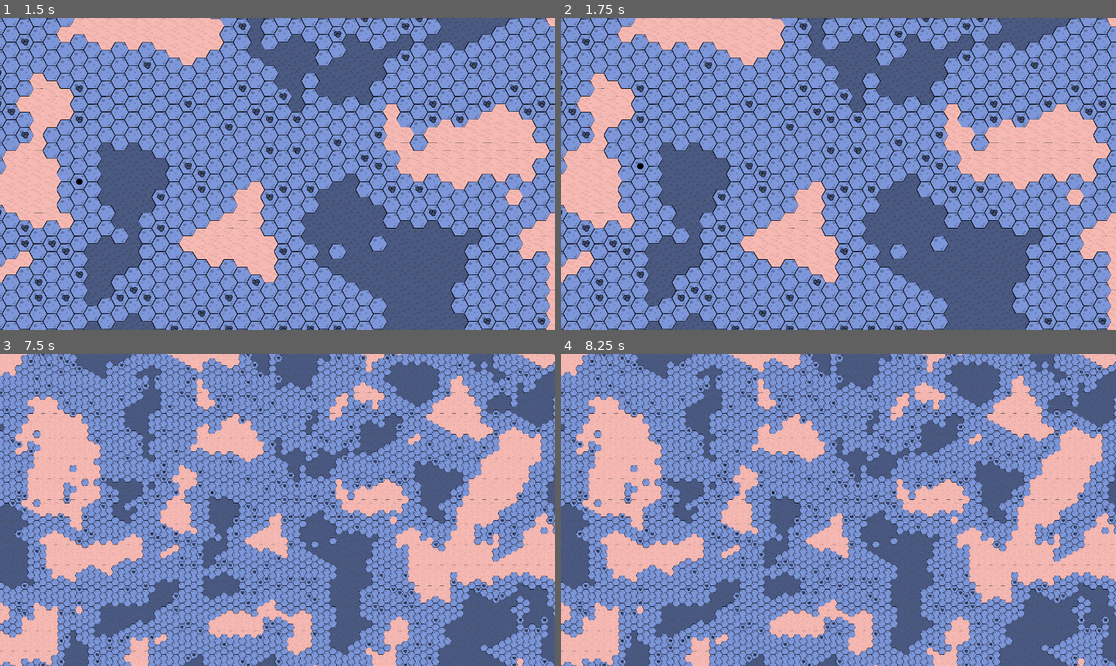
Above: before the commit, frames 1-4 (two rows, left to right).
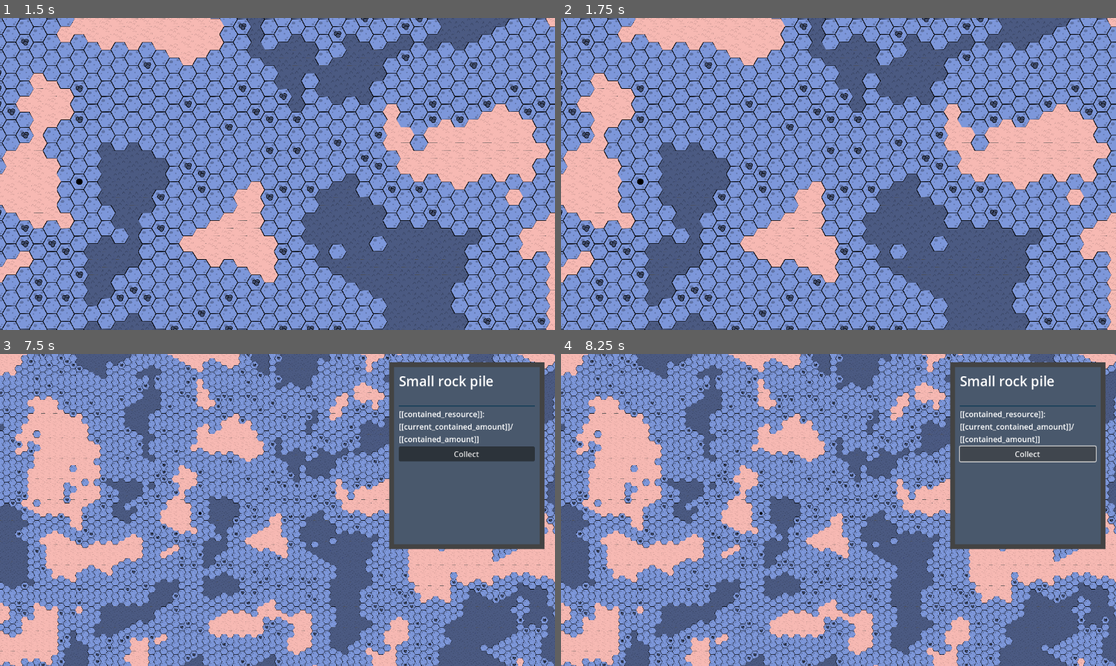
Above: after the commit, the same moments.

Repository: FlyingCheeseDemon/exoplanet-phd
Game: Godot game, scene res://scenes/main.tscn
Same seed, same stepped clock (60 frames per second), same inputs: the game is played once before the commit and once after it.
Inputs (mouse positions are in pixels of both pictures, inside the frame that each line leads up to):
- Up to frame 1 (1.5 s): tap Enter at 0.5 s; move the mouse to (399, 158) at 0.52 s; hold D (pan_right) 0.53-1.25 s; right-click (399, 158) at 0.6 s; click (399, 158) at 0.67 s; drag from (166, 189) to (249, 236) at 1.27 s
- Up to frame 2 (1.75 s): no input
- Up to frame 3 (7.5 s): tap Space at 2, 5 s; move the mouse to (333, 441) at 2.02 s; hold D (pan_right) 2.03-2.75 s; tap Mouse wheel down (zoom_minus) at 2.1, 5.1 s; click (333, 441) at 2.17 s; drag from (249, 572) to (111, 463) at 2.77 s; tap Enter at 3.5, 6.5 s; move the mouse to (444, 556) at 3.52 s; hold A (pan_left) 3.53-4.25 s; right-click (444, 556) at 3.6 s; click (444, 556) at 3.67 s; drag from (111, 463) to (194, 432) at 4.27 s; move the mouse to (305, 510) at 5.02 s; hold S (pan_down) 5.03-5.75 s; click (305, 510) at 5.17 s; drag from (194, 432) to (166, 525) at 5.77 s; move the mouse to (399, 494) at 6.52 s; hold W (pan_up) 6.53-7.25 s; right-click (399, 494) at 6.6 s; click (399, 494) at 6.67 s; drag from (166, 525) to (249, 572) at 7.27 s
- Up to frame 4 (8.25 s): click (1027, 453) at 8 s, where only the run after the commit has a clickable "Collect"

Frame 1 is identical in both runs. In frame 2, less than 0.1% of the frame differs, in the area x 13-16%, y 46-54%; in frame 3, 14%; in frame 4, 14%, in the area x 35-99%, y 2-63%.

Commit message:
Object Info menu and Object Actions

Diff:
--- /dev/null
+++ b/action_display.gd
@@ -0,0 +1,24 @@
+extends VBoxContainer
+
+class_name ActionDisplay
+const self_scene:PackedScene = preload("res://scenes/content_menu_scenes/action_display.tscn")
+
+@onready var info_label:Label = $Label
+@onready var action_button:Button = $Button
+
+var info_text:String
+var button_text:String
+var world_object:WorldObject
+var action:ObjectAction
+
+static func constructor(associated_action:ObjectAction,associated_object:WorldObject) -> ActionDisplay:
+	var obj := self_scene.instantiate()
+	obj.info_text = associated_action.info_text
+	obj.button_text = associated_action.action_text
+	obj.world_object = associated_object
+	obj.action = associated_action
+	return obj
+
+func _ready() -> void:
+	info_label.text = info_text
+	action_button.text = button_text
--- a/assets/buildings/test_medium.tres
+++ b/assets/buildings/test_medium.tres
@@ -1,6 +1,7 @@
-[gd_resource type="Resource" script_class="BuildingData" load_steps=4 format=3 uid="uid://cctq7wwo6ekw2"]
+[gd_resource type="Resource" script_class="BuildingData" load_steps=5 format=3 uid="uid://cctq7wwo6ekw2"]
 
 [ext_resource type="Script" uid="uid://c6uun5ih5gtla" path="res://scripts/building_data.gd" id="1_a8b4n"]
+[ext_resource type="Script" uid="uid://cae2ue4772304" path="res://scripts/object_action.gd" id="1_dxs3a"]
 [ext_resource type="Texture2D" uid="uid://djr1sxaytyx7p" path="res://assets/buildings/building_atlas_0.png" id="2_pykjf"]
 
 [sub_resource type="AtlasTexture" id="AtlasTexture_dxs3a"]
@@ -10,6 +11,7 @@
 [resource]
 script = ExtResource("1_a8b4n")
 name = "Test medium"
+info = "Am medium sized building for test purposes."
 texture = SubResource("AtlasTexture_dxs3a")
 occupancy = Array[Vector2i]([Vector2i(0, 0), Vector2i(0, 1), Vector2i(-1, 1)])
 build_restriction = 2
--- a/assets/buildings/test_small.tres
+++ b/assets/buildings/test_small.tres
@@ -1,5 +1,6 @@
-[gd_resource type="Resource" script_class="BuildingData" load_steps=4 format=3 uid="uid://b7ougyucqnjdf"]
+[gd_resource type="Resource" script_class="BuildingData" load_steps=5 format=3 uid="uid://b7ougyucqnjdf"]
 
+[ext_resource type="Script" uid="uid://cae2ue4772304" path="res://scripts/object_action.gd" id="1_hw500"]
 [ext_resource type="Script" uid="uid://c6uun5ih5gtla" path="res://scripts/building_data.gd" id="1_iy7ep"]
 [ext_resource type="Texture2D" uid="uid://djr1sxaytyx7p" path="res://assets/buildings/building_atlas_0.png" id="2_4g7vc"]
 
@@ -10,6 +11,7 @@
 [resource]
 script = ExtResource("1_iy7ep")
 name = "Test small"
+info = "A small building for test purposes."
 texture = SubResource("AtlasTexture_hw500")
 build_restriction = 2
 metadata/_custom_type_script = "uid://c6uun5ih5gtla"
--- /dev/null
+++ b/assets/resource_piles/collect.tres
@@ -0,0 +1,9 @@
+[gd_resource type="Resource" script_class="ObjectAction" load_steps=2 format=3 uid="uid://c6t52w32nub6m"]
+
+[ext_resource type="Script" uid="uid://cae2ue4772304" path="res://scripts/object_action.gd" id="1_cuwqg"]
+
+[resource]
+script = ExtResource("1_cuwqg")
+info_text = "[[contained_resource]]: [[current_contained_amount]]/[[contained_amount]]"
+action_text = "Collect"
+metadata/_custom_type_script = "uid://cae2ue4772304"
--- a/assets/resource_piles/rocks_small.tres
+++ b/assets/resource_piles/rocks_small.tres
@@ -1,6 +1,8 @@
-[gd_resource type="Resource" script_class="ResourcePileData" load_steps=4 format=3 uid="uid://usrksrk6hvx6"]
+[gd_resource type="Resource" script_class="ResourcePileData" load_steps=6 format=3 uid="uid://usrksrk6hvx6"]
 
+[ext_resource type="Script" uid="uid://cae2ue4772304" path="res://scripts/object_action.gd" id="1_0r06s"]
 [ext_resource type="Script" uid="uid://cglmt5sttmtic" path="res://scripts/ressource_pile_data.gd" id="1_ckcga"]
+[ext_resource type="Resource" uid="uid://c6t52w32nub6m" path="res://assets/resource_piles/collect.tres" id="2_uvv2s"]
 [ext_resource type="Texture2D" uid="uid://bskufxhcgh2uq" path="res://assets/icons.png" id="2_v1cy8"]
 
 [sub_resource type="AtlasTexture" id="AtlasTexture_0r06s"]
@@ -15,4 +17,5 @@
 name = "Small rock pile"
 texture = SubResource("AtlasTexture_0r06s")
 build_restriction = 2
+actions = Array[ExtResource("1_0r06s")]([ExtResource("2_uvv2s")])
 metadata/_custom_type_script = "uid://cglmt5sttmtic"
--- /dev/null
+++ b/scenes/content_menu_scenes/action_display.tscn
@@ -0,0 +1,15 @@
+[gd_scene load_steps=2 format=3 uid="uid://dg5pfukomu4bl"]
+
+[ext_resource type="Script" uid="uid://dlxiotc7cjto6" path="res://action_display.gd" id="1_ofcyy"]
+
+[node name="ActionDisplay" type="VBoxContainer"]
+offset_right = 40.0
+offset_bottom = 40.0
+script = ExtResource("1_ofcyy")
+
+[node name="Label" type="Label" parent="."]
+layout_mode = 2
+autowrap_mode = 2
+
+[node name="Button" type="Button" parent="."]
+layout_mode = 2
--- /dev/null
+++ b/scenes/content_menu_scenes/object_content_window.gd
@@ -0,0 +1,15 @@
+extends CanvasLayer
+
+@onready var name_label:Label = $Control/MarginContainer/MarginContainer/VBoxContainer/LabelName
+@onready var info_label:Label = $Control/MarginContainer/MarginContainer/VBoxContainer/LabelInfo
+@onready var action_container:VBoxContainer = $Control/MarginContainer/MarginContainer/VBoxContainer/ActionContainer
+
+func display_object(world_object:WorldObject) -> void:
+	name_label.text = world_object.data.name
+	info_label.text = world_object.data.info
+	for child in action_container.get_children():
+		child.queue_free()
+	for action in world_object.data.actions:
+		var action_display = ActionDisplay.constructor(action,world_object)
+		action_container.add_child(action_display)
+	visible = true
--- /dev/null
+++ b/scenes/content_menu_scenes/object_content_window.tscn
@@ -0,0 +1,73 @@
+[gd_scene load_steps=3 format=3 uid="uid://dhoobmnrxu6gw"]
+
+[ext_resource type="Script" uid="uid://bptm3vwqpofv8" path="res://scenes/content_menu_scenes/object_content_window.gd" id="1_mv7yy"]
+
+[sub_resource type="LabelSettings" id="LabelSettings_mv7yy"]
+line_spacing = 0.0
+
+[node name="ObjectContentWindow" type="CanvasLayer"]
+script = ExtResource("1_mv7yy")
+
+[node name="Control" type="Control" parent="."]
+layout_mode = 3
+anchors_preset = 0
+offset_left = 808.0
+offset_top = 17.0
+offset_right = 1130.0
+offset_bottom = 405.0
+
+[node name="ColorRect" type="ColorRect" parent="Control"]
+layout_mode = 1
+anchors_preset = 15
+anchor_right = 1.0
+anchor_bottom = 1.0
+grow_horizontal = 2
+grow_vertical = 2
+color = Color(0.26293245, 0.26293245, 0.26293245, 1)
+
+[node name="MarginContainer" type="MarginContainer" parent="Control"]
+layout_mode = 1
+anchors_preset = 15
+anchor_right = 1.0
+anchor_bottom = 1.0
+grow_horizontal = 2
+grow_vertical = 2
+theme_override_constants/margin_left = 10
+theme_override_constants/margin_top = 10
+theme_override_constants/margin_right = 10
+theme_override_constants/margin_bottom = 10
+
+[node name="ColorRect" type="ColorRect" parent="Control/MarginContainer"]
+layout_mode = 2
+color = Color(0.28517988, 0.3463427, 0.4223345, 1)
+
+[node name="MarginContainer" type="MarginContainer" parent="Control/MarginContainer"]
+layout_mode = 2
+theme_override_constants/margin_left = 10
+theme_override_constants/margin_top = 10
+theme_override_constants/margin_right = 10
+theme_override_constants/margin_bottom = 10
+
+[node name="VBoxContainer" type="VBoxContainer" parent="Control/MarginContainer/MarginContainer"]
+layout_mode = 2
+
+[node name="LabelName" type="Label" parent="Control/MarginContainer/MarginContainer/VBoxContainer"]
+layout_mode = 2
+theme_type_variation = &"HeaderLarge"
+text = "Name"
+
+[node name="LabelInfo" type="Label" parent="Control/MarginContainer/MarginContainer/VBoxContainer"]
+layout_mode = 2
+text = "bla bla
+bla
+"
+label_settings = SubResource("LabelSettings_mv7yy")
+autowrap_mode = 2
+
+[node name="ColorRect" type="ColorRect" parent="Control/MarginContainer/MarginContainer/VBoxContainer"]
+custom_minimum_size = Vector2(0, 2)
+layout_mode = 2
+color = Color(0.083678864, 0.24163589, 0.34660566, 1)
+
+[node name="ActionContainer" type="VBoxContainer" parent="Control/MarginContainer/MarginContainer/VBoxContainer"]
+layout_mode = 2
--- a/scenes/main.gd
+++ b/scenes/main.gd
@@ -1,11 +1,16 @@
 extends Node
 
 @onready var world:CanvasLayer = $World
-@onready var drag_preview:Control = get_node("/root/Main/World/DragPreview")
+@onready var drag_preview:Control = world.drag_preview
+@onready var obj_content_window:CanvasLayer = $ObjectContentWindow
 
 func _ready() -> void:
 	world.connect("world_map_cell_clicked",_on_world_map_cell_clicked)
-	pass
+
+	var new_resource_pile:ResourcePile
+	for i in range(1000):
+		new_resource_pile = ResourcePile.constructor(load("res://assets/resource_piles/rocks_small.tres"),Vector2i(0,0))
+		world.place_world_object_at_random(new_resource_pile)
 
 func _process(delta: float) -> void:
 	pass
@@ -16,9 +21,13 @@
 			if world.add_world_object(drag_preview.dragged_building,position):
 				drag_preview.dragged_building = null
 		else:
-			var our_worker:Worker = world.workers.get_child(0)
-			var path:Array[Vector2i] = world.plot_course(our_worker.coordinate,position)
-			our_worker.queued_movement = path
-			print(world.workers.get_child(0).queued_movement)
+			var objects:Array[WorldObject] = world.get_objects_at_location(position)
+			if len(objects) > 0:
+				obj_content_window.display_object(objects[0])
+			#var our_worker:Worker = world.workers.get_child(0)'
+			#var path:Array[Vector2i] = world.plot_course(our_worker.coordinate,position)
+			#our_worker.queued_movement = path
+			#print(world.workers.get_child(0).queued_movement)'
 	elif event.button_index == MOUSE_BUTTON_RIGHT:
-		print(world.world_map.hex_len(position))
+		#print(world.world_map.hex_len(position))
+		obj_content_window.visible = false
--- a/scenes/main.tscn
+++ b/scenes/main.tscn
@@ -1,8 +1,9 @@
-[gd_scene load_steps=4 format=3 uid="uid://dq1mjwyuq7ij4"]
+[gd_scene load_steps=5 format=3 uid="uid://dq1mjwyuq7ij4"]
 
 [ext_resource type="Script" uid="uid://b6fxldy8fye32" path="res://scenes/main.gd" id="1_o5qli"]
 [ext_resource type="PackedScene" uid="uid://b3ou4tybdq6r" path="res://scenes/world_scenes/world.tscn" id="2_0wfyh"]
 [ext_resource type="PackedScene" uid="uid://dvf7mml1pqmkt" path="res://scenes/build_menu_scenes/building_menu.tscn" id="3_sugp2"]
+[ext_resource type="PackedScene" uid="uid://dhoobmnrxu6gw" path="res://scenes/content_menu_scenes/object_content_window.tscn" id="4_jyhfs"]
 
 [node name="Main" type="Node"]
 script = ExtResource("1_o5qli")
@@ -10,3 +11,6 @@
 [node name="World" parent="." instance=ExtResource("2_0wfyh")]
 
 [node name="BuildingMenu" parent="." instance=ExtResource("3_sugp2")]
+
+[node name="ObjectContentWindow" parent="." instance=ExtResource("4_jyhfs")]
+visible = false
--- a/scenes/ressource_pile.gd
+++ b/scenes/ressource_pile.gd
@@ -3,8 +3,11 @@
 class_name ResourcePile
 const self_scene:PackedScene = preload("res://scenes/ressource_pile.tscn")
 
+var current_contained_amount
+
 static func constructor(dat:ResourcePileData,location:Vector2i) -> ResourcePile:
 	var obj := self_scene.instantiate()
 	obj.coordinate = location
 	obj.data = dat
+	obj.current_contained_amount = dat.contained_amount
 	return obj
--- a/scenes/world_scenes/world.gd
+++ b/scenes/world_scenes/world.gd
@@ -5,6 +5,7 @@
 @onready var buildings:Node = $Buildings
 @onready var resource_piles:Node = $ResourcePiles
 @onready var workers:Node = $Workers
+@onready var drag_preview:Control = $DragPreview
 
 const HEX_DIRECTIONS:Array[Vector2i] = [Vector2i(0,1),Vector2i(0,-1),Vector2i(1,0),Vector2i(-1,0),Vector2i(1,-1),Vector2i(-1,1)]
 
@@ -32,10 +33,6 @@
 	recolor_world(water_color,land_color)
 	color_tag_array = [Color(),water_color,land_color]
 
-	var new_resource_pile:ResourcePile
-	for i in range(1000):
-		new_resource_pile = ResourcePile.constructor(load("res://assets/resource_piles/rocks_small.tres"),Vector2i(0,0))
-		place_world_object_at_random(new_resource_pile)
 
 var pan_speed:float = 10
 
@@ -59,6 +56,11 @@
 
 var building_occupancy_dict:Dictionary = {} # used as a hashed list for all occupied coordinates
 var resource_pile_occupancy_dict:Dictionary = {} # used as a hashed list for all occupied coordinates
+
+var type_occupancy_dict_dict:Dictionary = {
+	Building: building_occupancy_dict,
+	ResourcePile: resource_pile_occupancy_dict
+}
 
 func place_world_object_at_random(world_object:WorldObject):
 	var ran:int = world_map.render_range
@@ -87,7 +89,7 @@
 		if world_map.get_cell_tile_data(global_coordinate) == null:
 			return false
 		if global_coordinate in occupancy_dict and occupancy_dict[global_coordinate] != null:
-			print("Occupied")
+			#print("Occupied")
 			return false
 		# bitwise operation to check if the current tile is allowed to be built on
 		elif not (1 << (world_map.get_cell_tile_data(global_coordinate).terrain_set) & world_object.data.build_restriction):
@@ -109,10 +111,9 @@
 		if world_object.data.color_tag != 0:
 			world_object.modulation_color = color_tag_array[world_object.data.color_tag]
 			world_object.modulated = true
-			print(world_object.data.color_tag)
 
 	parent_node.add_child(world_object)
-	print("Object placed: " + world_object.data.name)
+	#print("Object placed: " + world_object.data.name)
 	return true
 
 func remove_building(coordinate:Vector2i) -> bool:
@@ -126,14 +127,22 @@
 
 	return true
 
-func recolor_world(water_color:Color,terrain_color:Color) -> void:
+func get_objects_at_location(position:Vector2i) -> Array[WorldObject]:
+	var objects:Array[WorldObject] = []
+	for key in type_occupancy_dict_dict:
+		var current_dict = type_occupancy_dict_dict[key]
+		if position in current_dict and current_dict[position] != null:
+			objects.append(current_dict[position])
+	return objects
+
+func recolor_world(w_color:Color,l_color:Color) -> void:
 	var tiles_colored:Array[bool] = [false,false,false]
 	for i in range(-100,100):
 		for j in range(-100,100):
 			if world_map.get_cell_tile_data(Vector2i(i,j)).terrain_set == 0:
-				world_map.get_cell_tile_data(Vector2i(i,j)).modulate = water_color
+				world_map.get_cell_tile_data(Vector2i(i,j)).modulate = w_color
 			else:
-				world_map.get_cell_tile_data(Vector2i(i,j)).modulate = terrain_color
+				world_map.get_cell_tile_data(Vector2i(i,j)).modulate = l_color
 
 			tiles_colored[world_map.get_cell_tile_data(Vector2i(i,j)).terrain_set] = true
 			if tiles_colored[0] and tiles_colored[1] and tiles_colored[2]:
--- a/scenes/world_scenes/world.tscn
+++ b/scenes/world_scenes/world.tscn
@@ -29,9 +29,9 @@
 range_factor = 70.0
 render_range = 100
 
+[node name="ResourcePiles" type="Node" parent="."]
+
 [node name="Buildings" type="Node" parent="."]
-
-[node name="ResourcePiles" type="Node" parent="."]
 
 [node name="Workers" type="Node" parent="."]
 
--- /dev/null
+++ b/scripts/object_action.gd
@@ -0,0 +1,8 @@
+extends Resource
+
+class_name ObjectAction
+
+## include variables from the object via [[variable_name]]
+## and variables from other objects as [[object.variable_name]]
+@export var info_text:String
+@export var action_text:String
--- a/scripts/world_object_data.gd
+++ b/scripts/world_object_data.gd
@@ -7,7 +7,10 @@
 const RESTRICTION_MOUNTAIN:int = 4
 
 @export var name:String
+@export_multiline var info:String
 @export var texture:Texture
 @export var occupancy:Array[Vector2i] = [Vector2i(0,0)]
 @export_flags("Water", "Land", "Mountain") var build_restriction
 @export var texture_offset:Vector2
+
+@export var actions:Array[ObjectAction]
Not shown, added: action_display.gd.uid
Not shown, added: scenes/content_menu_scenes/object_content_window.gd.uid
Not shown, added: scripts/object_action.gd.uid
